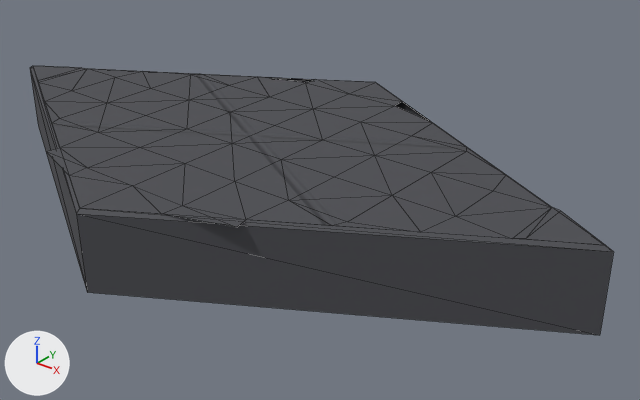
Before and after pictures for a commit that changed the glTF model public/3d/t41/mahsulot.glb.
Rendered twice from a camera (50 mm lens) standing at (0.234, -0.264, 0.179) and looking at (0.011, 0.014, 0.006). Lighting does not change. The marker at lower left points along +X, +Y and +Z. The picture after the commit comes second. Mesh edges are drawn as thin lines. Vertices at exactly the same position are counted once.

Before the edit, the objects in view are built like this:
```python
mat_beton_a = bpy.data.materials.new('Beton_A')
mat_beton_a.use_nodes = True; mat_beton_a.node_tree.nodes.clear()
_N = mat_beton_a.node_tree.nodes; _L = mat_beton_a.node_tree.links
n0 = _N.new('ShaderNodeBsdfPrincipled'); n0.name = 'Principled BSDF'
n0.inputs[0].default_value = (0.0658, 0.0677, 0.0781, 1.0)  # 'Base Color', dark grey #494a4f
n0.inputs[2].default_value = 0.75  # 'Roughness'
n1 = _N.new('ShaderNodeOutputMaterial'); n1.name = 'Material Output'
n2 = _N.new('ShaderNodeNormalMap'); n2.name = 'Normal Map'
n2.uv_map = 'UVMap'
n3 = _N.new('ShaderNodeTexImage'); n3.name = 'Image Texture'
n3.image = img_n_a
_L.new(n0.outputs[0], n1.inputs[0])  # 'BSDF' to 'Surface'
_L.new(n2.outputs[0], n0.inputs[5])  # 'Normal' to 'Normal'
_L.new(n3.outputs[0], n2.inputs[1])  # 'Color' to 'Color'
me_mahsulot_a = bpy.data.meshes.new('mahsulot_A')
me_mahsulot_a.from_pydata(...)  # 76 vertices, 122 faces; spans x -0.163..0.163, y -0.094..0.094, z -0.035..0.0
me_mahsulot_a.materials.append(mat_beton_a)
ob_mahsulot_a = bpy.data.objects.new('mahsulot_A', me_mahsulot_a)
ob_mahsulot_a.location = (-0.015, 0.0, 0.035)
```
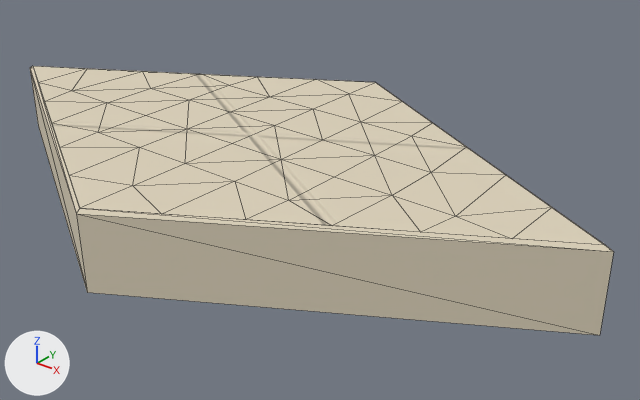
Boxes (x1, y1, x2, y2) around the edits, measured in the pictures (640 x 400 px):
'mahsulot_A', recoloured, reshaped (lighter): (30, 66, 614, 335) in both
part 1 of me_mahsulot_a, cut back: (33, 66, 605, 245) in both

What changed in the scene script:
```text
Change mat_beton_a:
    where n0 = _N.new('ShaderNodeBsdfPrincipled'); n0.name = 'Principled BSDF'
    n0.inputs[0].default_value: (0.0658, 0.0677, 0.0781, 1.0) -> (0.73, 0.652, 0.5, 1.0)  # 'Base Color', dark grey #494a4f -> 'Base Color', pale yellow #ded3bc
Change me_mahsulot_a:
    used by ob_mahsulot_a; location = (-0.015, 0.0, 0.035)
    remove me_mahsulot_a.from_pydata(...)  # 76 vertices, 122 faces; spans x -0.163..0.163, y -0.094..0.094, z -0.035..0.0
    add me_mahsulot_a.from_pydata(...)  # 60 vertices, 96 faces; spans x -0.163..0.163, y -0.094..0.094, z -0.035..0.0
    me_mahsulot_a part 1
    16 vertices are removed from x -0.137..0.137, y -0.068..0.07, z 0.0
    63 faces are deleted
    37 new faces join them
```
